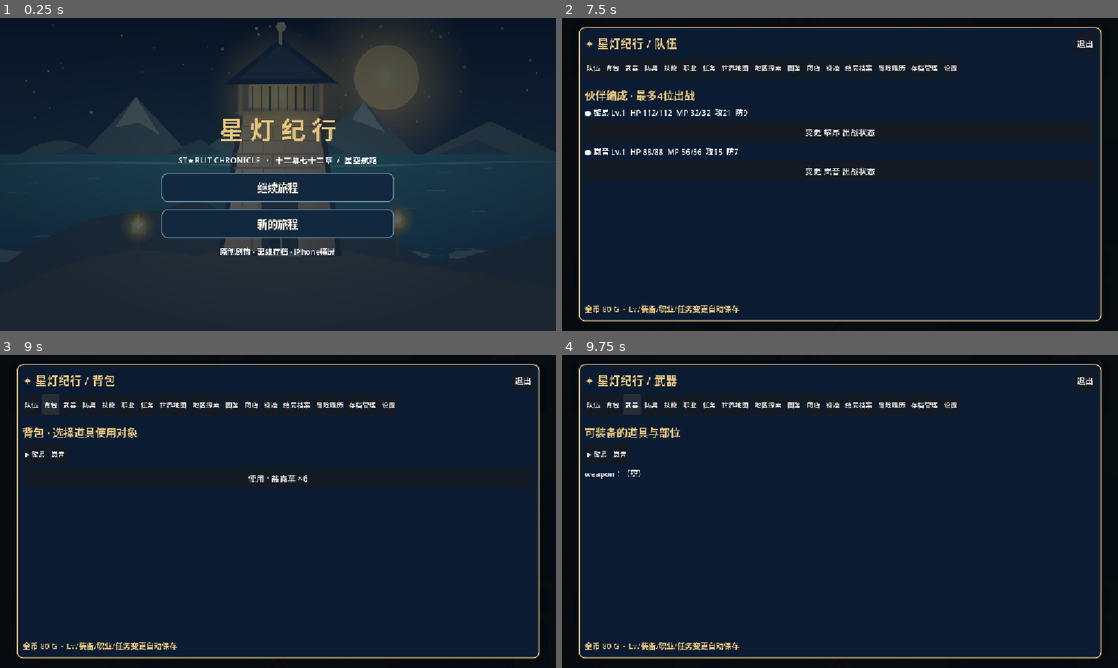
Above: before the commit, frames 1-4 (two rows, left to right).
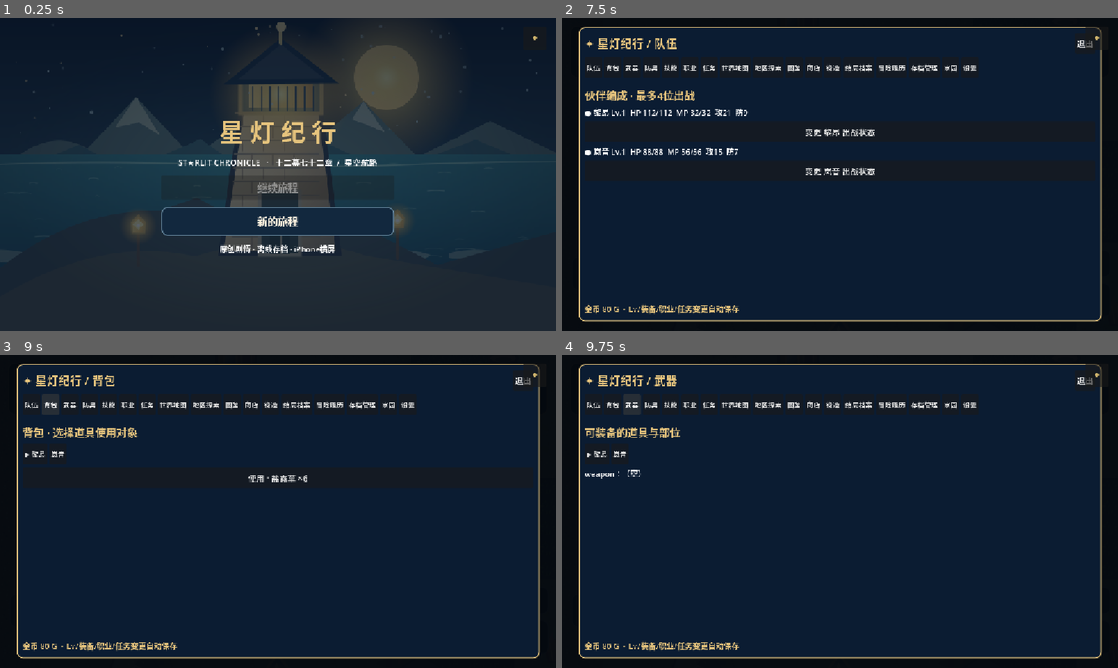
Above: after the commit, the same moments.

Repository: chenyu9512/StarlitChronicle-HD2D
Game: Godot game, scene res://scenes/first_act.tscn
The game is run twice, just before and just after one commit, with the same random seed, the same clock (stepped at 60 frames per second) and the same inputs.
Inputs (mouse positions are in pixels of both pictures, inside the frame that each line leads up to):
- Up to frame 1 (0.25 s): no input
- Up to frame 2 (7.5 s): click (617, 243) at 0.5 s, where only the run before the commit has a clickable "↑"; click "新的旅程" at 1.25 s; click "←" at 2 s; click "→" at 2.75 s; click "↓" at 3.5 s; tap Enter at 4.25 s; hold D (move_right) 4.28-5 s; hold E (interact) 4.28-5 s; click "✦ 调查 / 对话" at 5 s; click "☰ 队伍 · 菜单" at 5.75 s; click "✦ 功能栏" at 6.5 s; click "✦ 全功能冒险手册" at 7.25 s
- Up to frame 3 (9 s): click "队伍" at 8 s; click "背包" at 8.75 s
- Up to frame 4 (9.75 s): click "武器" at 9.5 s

The runs differ from the first frame. In frame 1, 3.9% of the frame differs, in the area x 29-97%, y 5-76%; in frame 2, 0.1%; in frame 3, 0.1%; in frame 4, 0.1%.
Error before the commit: Invalid access to property or key 'housing_purchase_requested' on a base object of type 'CanvasLayer (rpg_menu.gd)'. (res://scripts/first_act.gd:87)

Commit message:
fix: reconcile housing menu signals with difficulty settings

Diff:
--- a/scripts/rpg_menu.gd
+++ b/scripts/rpg_menu.gd
@@ -5,9 +5,11 @@
 signal travel_requested(map_id: String)
 signal save_slot_requested(slot: int)
 signal load_slot_requested(slot: int)
+signal housing_purchase_requested()
+signal housing_open_requested()
 const Core = preload("res://scripts/rpg_core.gd")
 const Ambient = preload("res://scripts/chapter_ambient.gd")
-const SECTIONS: Array[String] = ["队伍","背包","武器","防具","技能","职业","任务","世界地图","地区探索","图鉴","商店","锻造","结局档案","冒险履历","存档管理","设置"]
+const SECTIONS: Array[String] = ["队伍","背包","武器","防具","技能","职业","任务","世界地图","地区探索","图鉴","商店","锻造","结局档案","冒险履历","存档管理","家园","设置"]
 var manager
 var save_state
 var root: Control
@@ -23,6 +25,7 @@
 var world_router
 var game_events
 var slot_service
+var housing
 
 func _ready() -> void:
     layer = 46
@@ -347,6 +350,28 @@
                     if bool(info.get("exists",false)):
                         _button(content,"载入存档 %d" % n,func() -> void: load_slot_requested.emit(n))
                 _label("主游戏仍自动保存到原V3路径；手动档槽位拥有独立备份。")
+        "家园":
+            _label("星灯旅人之家 · 居所与装饰",true)
+            if housing == null or world_router == null:
+                _label("房屋系统尚未载入。")
+            else:
+                var location: Dictionary = world_router.profile()
+                if not housing.owned():
+                    _label("在城镇购买地契，得到一间10×7室内房屋，附赠床和仓库箱。")
+                    _label("地契价格：160G · 当前金币 %dG" % save_state.gold)
+                    if housing.can_access(location) and save_state.chapter >= 1:
+                        _button(content,"在当前城镇购买住宅",func() -> void: housing_purchase_requested.emit())
+                    else:
+                        _label("请前往开放的城镇住宅区。")
+                else:
+                    _label("房屋等级：%d · 所属地区：%s" % [int(housing.data().get("tier",0))+1,str(housing.data().get("region_id",""))])
+                    _label("家具 %d/%d · 仓库 %d/%d" % [(housing.data()["placed"] as Array).size(),housing.capacity(),housing.warehouse_total(),housing.warehouse_capacity()])
+                    _label("墙面："+str(housing.data().get("wall",""))+" / 地板："+str(housing.data().get("floor","")))
+                    if housing.can_access(location) and str(location.get("region_id","")) == str(housing.data().get("region_id","")):
+                        _button(content,"进入住宅 · 布置家具 / 储存 / 休息",func() -> void: housing_open_requested.emit())
+                    else:
+                        _label("返回住宅所属地区的城镇，才能进入房屋。")
+                    _label("20种家具、10×7房间、四级升级、摆放收回、换装、仓库和床铺休息。")
         "设置":
             _label("游戏难度与个人配置",true)
             _label("当前难度："+str(save_state.rpg["settings"].get("difficulty","标准")))
